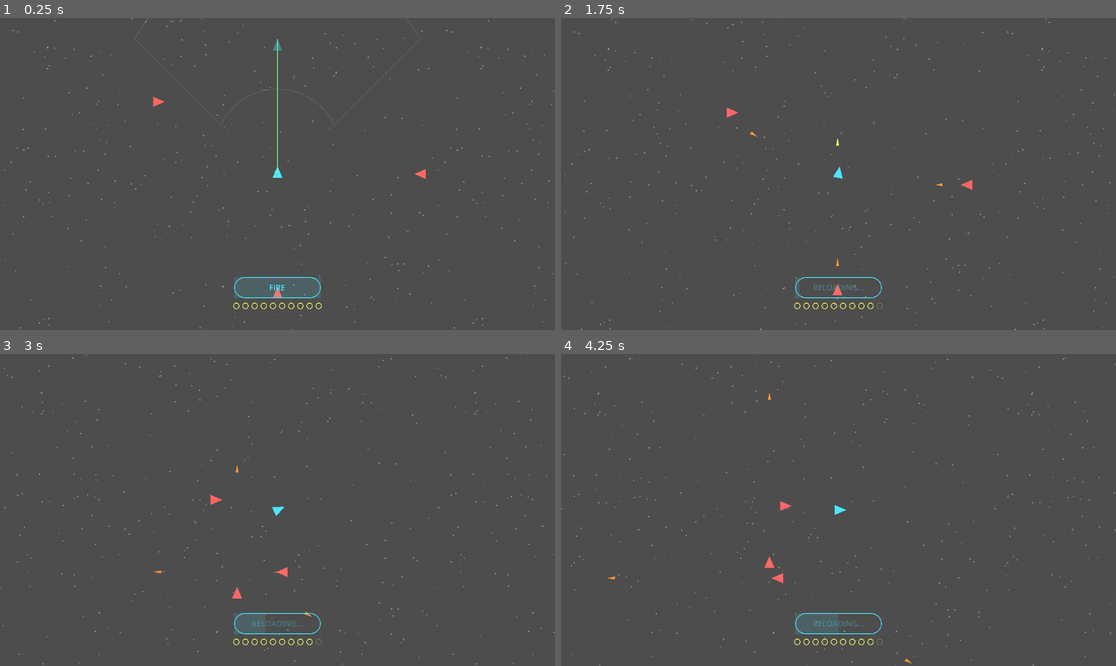
Above: before the commit, frames 1-4 (two rows, left to right).
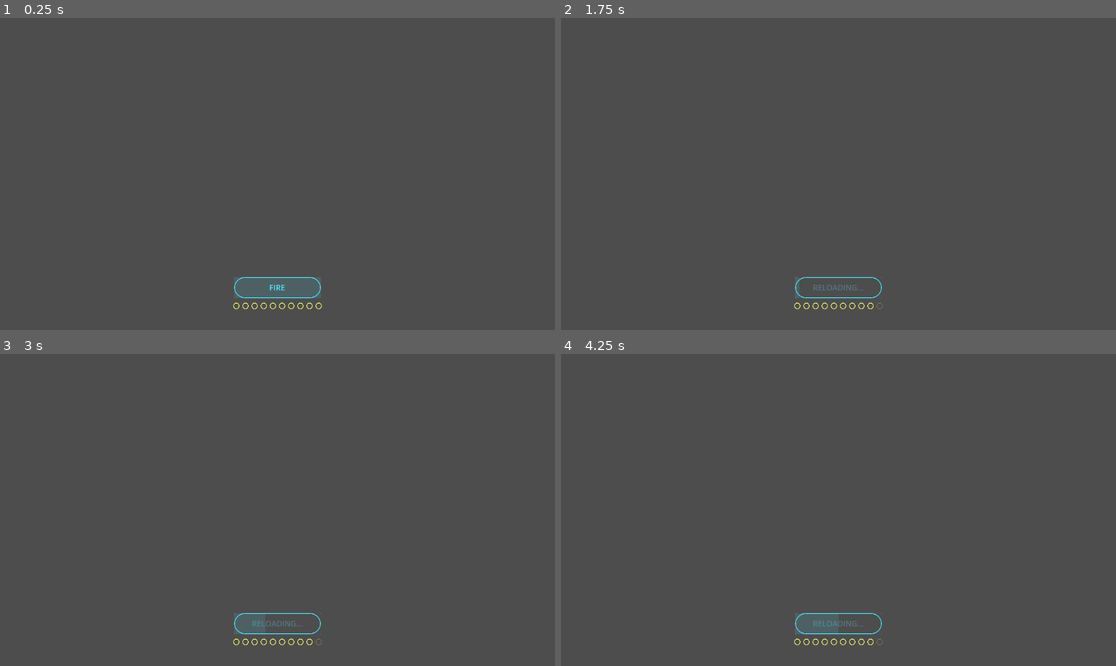
Above: after the commit, the same moments.

Repository: failuer/vibe-space
Game: Godot game, scene res://game_world.tscn
Two runs of this game, one before a commit and one after it. Both use one fixed random seed, a clock stepped at 60 frames per second and the inputs below.
Inputs (mouse positions are in pixels of both pictures, inside the frame that each line leads up to):
- Up to frame 1 (0.25 s): no input
- Up to frame 2 (1.75 s): click "FIRE" at 0.5 s; move the mouse to (960, 158) at 1.27 s; click (960, 158) at 1.42 s
- Up to frame 3 (3 s): move the mouse to (166, 525) at 2.02 s; click (166, 525) at 2.17 s; move the mouse to (333, 441) at 2.77 s; click (333, 441) at 2.92 s
- Up to frame 4 (4.25 s): move the mouse to (810, 572) at 3.52 s; click (810, 572) at 3.67 s

The runs differ from the first frame. In frame 1, 0.6% of the frame differs, in the area x 0-100%, y 0-100%; in frame 2, 0.5%; in frame 3, 0.5%; in frame 4, 0.5%.
Error after the commit: Parse Error: Cannot infer the type of "start" variable because the value doesn't have a set type. (res://game_renderer.gd:111)

Commit message:
feat(9vg): replace solid border with diagonal hazard stripes
Replaces the thin solid red border with a 240px-wide (3× PLAY_BORDER_THICKNESS)
diagonal hazard stripe pattern on all 4 sides. Alternates yellow-orange and
semi-transparent black at 45°. PLAY_BORDER_THICKNESS constant unchanged (still
used for collision). Corner overlap avoided by using inner-width rects for
top/bottom strips and full-height rects for left/right strips.

Co-Authored-By: Claude Sonnet 4.6 <noreply@anthropic.com>

Diff:
--- a/game_renderer.gd
+++ b/game_renderer.gd
@@ -49,12 +49,102 @@
 
 func _draw_play_area_inner_border() -> void:
 	var r := game._play_area_rect()
-	var t := game.PLAY_BORDER_THICKNESS
-
-	draw_rect(Rect2(r.position, Vector2(r.size.x, t)), game.BORDER_COLOR, true)
-	draw_rect(Rect2(Vector2(r.position.x, r.position.y + r.size.y - t), Vector2(r.size.x, t)), game.BORDER_COLOR, true)
-	draw_rect(Rect2(r.position, Vector2(t, r.size.y)), game.BORDER_COLOR, true)
-	draw_rect(Rect2(Vector2(r.position.x + r.size.x - t, r.position.y), Vector2(t, r.size.y)), game.BORDER_COLOR, true)
+	var vt := game.PLAY_BORDER_THICKNESS * 3.0  # visual thickness only — collision uses PLAY_BORDER_THICKNESS
+
+	var hazard_color := Color(1.0, 0.65, 0.0, 0.55)
+	var black_color  := Color(0.0, 0.0, 0.0, 0.45)
+	var stripe_width := 48.0
+
+	# Left/right strips span full play area height.
+	# Top/bottom strips span only the inner width (excluding left/right strip columns)
+	# to avoid double-drawing corners.
+	var inner_x := r.position.x + vt
+	var inner_w := r.size.x - vt * 2.0
+
+	# Top strip (inner width only)
+	_draw_stripe_band(Rect2(Vector2(inner_x, r.position.y), Vector2(inner_w, vt)), hazard_color, black_color, stripe_width)
+	# Bottom strip (inner width only)
+	_draw_stripe_band(Rect2(Vector2(inner_x, r.position.y + r.size.y - vt), Vector2(inner_w, vt)), hazard_color, black_color, stripe_width)
+	# Left strip (full height)
+	_draw_stripe_band(Rect2(r.position, Vector2(vt, r.size.y)), hazard_color, black_color, stripe_width)
+	# Right strip (full height)
+	_draw_stripe_band(Rect2(Vector2(r.position.x + r.size.x - vt, r.position.y), Vector2(vt, r.size.y)), hazard_color, black_color, stripe_width)
+
+
+func _draw_stripe_band(rect: Rect2, stripe_color: Color, gap_color: Color, stripe_width: float) -> void:
+	# Draw alternating diagonal (45°) stripes clipped to rect.
+	# Stripes run at 45°: a stripe parallelogram has two edges parallel to (1,1) direction.
+	# Each stripe covers a band of width stripe_width measured perpendicular to the (1,1) direction.
+	# We parameterise stripes by their offset along the (-1,1) axis (perpendicular to stripe direction).
+
+	# The rect as a clip polygon (4 corners, clockwise).
+	var clip_poly := PackedVector2Array([
+		rect.position,
+		Vector2(rect.position.x + rect.size.x, rect.position.y),
+		Vector2(rect.position.x + rect.size.x, rect.position.y + rect.size.y),
+		Vector2(rect.position.y + rect.size.y, rect.position.y + rect.size.y)  # placeholder – corrected below
+	])
+	clip_poly[3] = Vector2(rect.position.x, rect.position.y + rect.size.y)
+
+	# Stripe direction: (1, 1) normalised → actual draw extends far past the rect.
+	# Perpendicular axis for offset: (-1, 1) / sqrt2 — but we work in 45° projected coords.
+	# Project rect corners onto perpendicular axis p = (-x + y) to find range of stripes needed.
+	var corners := [
+		rect.position,
+		Vector2(rect.position.x + rect.size.x, rect.position.y),
+		Vector2(rect.position.x + rect.size.x, rect.position.y + rect.size.y),
+		Vector2(rect.position.x, rect.position.y + rect.size.y)
+	]
+
+	var proj_min := INF
+	var proj_max := -INF
+	for c: Vector2 in corners:
+		var p := -c.x + c.y  # projection along (-1, 1) (un-normalised; width in this space = stripe_width * sqrt2)
+		if p < proj_min:
+			proj_min = p
+		if p > proj_max:
+			proj_max = p
+
+	# Each stripe occupies stripe_width * sqrt2 in projected space (alternating with equal gap).
+	var band := stripe_width * sqrt(2.0)
+	# Snap start to a multiple of 2*band so pattern tiles consistently in world space.
+	var start := floor(proj_min / (2.0 * band)) * (2.0 * band)
+
+	var half_ext := (rect.size.x + rect.size.y) * 2.0  # generous extent along stripe direction
+
+	var offset := start
+	while offset < proj_max:
+		# Build two parallelograms per iteration: one colored, one black (gap).
+		for pass_idx in 2:
+			var color: Color = stripe_color if pass_idx == 0 else gap_color
+			var lo := offset + float(pass_idx) * band
+			var hi := lo + band
+			# The stripe parallelogram in screen space:
+			# Along perpendicular (-1,1)/sqrt2: from lo/sqrt2 to hi/sqrt2
+			# Along direction  (1,1)/sqrt2:     from -half_ext/sqrt2 to +half_ext/sqrt2
+			# A point in this 2D rotated frame: pos = u*(1,1) + v*(-1,1)  (un-normalised, scaled by 1/sqrt2)
+			# We pick four corners: (u,v) = (±half, lo) and (±half, hi) in projected units / sqrt2
+			var h := half_ext
+			var s2 := sqrt(2.0)
+			# lo and hi are in (un-normalised) projected coords; divide by s2 to get actual screen offset
+			var v_lo := lo / s2
+			var v_hi := hi / s2
+			var u_lo := -h / s2
+			var u_hi :=  h / s2
+			var p0 := Vector2(u_lo - v_lo, u_lo + v_lo)  # u*(1,1) + v*(-1,1) with u=u_lo, v=v_lo
+			var p1 := Vector2(u_hi - v_lo, u_hi + v_lo)  # u=u_hi, v=v_lo
+			var p2 := Vector2(u_hi - v_hi, u_hi + v_hi)  # u=u_hi, v=v_hi
+			var p3 := Vector2(u_lo - v_hi, u_lo + v_hi)  # u=u_lo, v=v_hi
+			var stripe_poly := PackedVector2Array([p0, p1, p2, p3])
+			var clipped_arrays := Geometry2D.clip_polygons(stripe_poly, clip_poly)
+			for clipped in clipped_arrays:
+				if (clipped as PackedVector2Array).size() >= 3:
+					var n := (clipped as PackedVector2Array).size()
+					var cols := PackedColorArray()
+					cols.resize(n)
+					cols.fill(color)
+					draw_polygon(clipped as PackedVector2Array, cols)
+		offset += 2.0 * band
 
 
 func _draw_outside_dark_mask() -> void:
